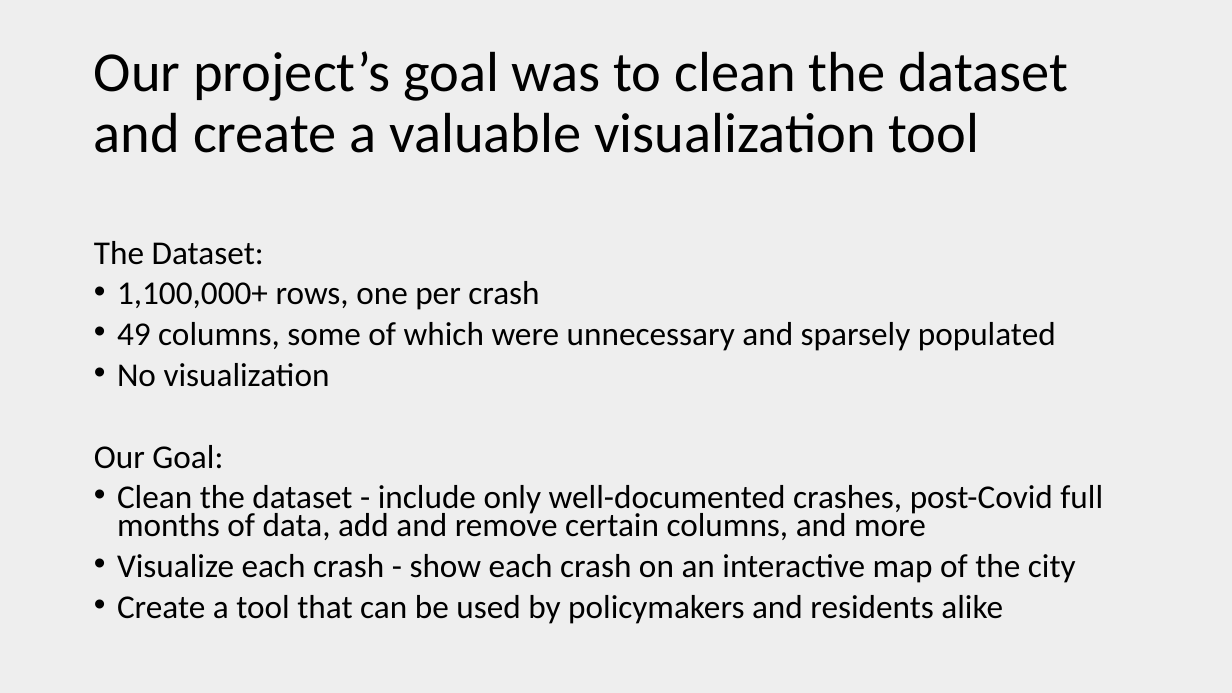
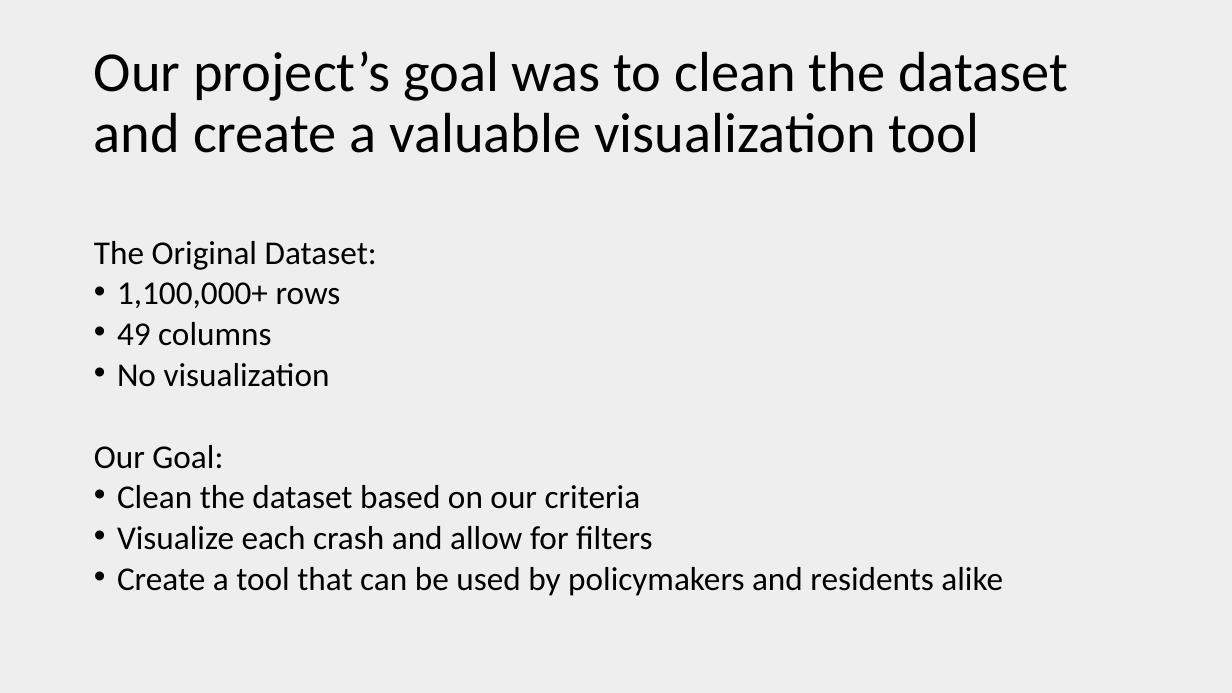
Before and after one commit to tomok59/DSC200_Project, a slide deck: slide 2 of Chicago_Traffic_Accidents.pptx. Drawn at 1232x693 pixels with LibreOffice and Linux fonts; fonts in the diff are those of the drawing. Boxes give left, top, right and bottom in pixels: in the first picture for what was removed or moved away, otherwise in the second. Text is boxed around its words. In the diff, an @@ line names an element or a change of style, - is before the commit and + after.

```diff
--- a/Chicago_Traffic_Accidents.pptx
+++ b/Chicago_Traffic_Accidents.pptx
@@ text at bbox=[94, 241, 377, 346]: text changed @@
-The Dataset:
-• 1,100,000+ rows, one per crash
-• 49 columns, some of which were unnecessary and sparsely populated
+The Original Dataset:
+• 1,100,000+ rows
+• 49 columns
@@ text at bbox=[117, 485, 653, 550]: text changed @@
-• Clean the dataset - include only well-documented crashes, post-Covid full months of data, add and remove certain columns, and more
-• Visualize each crash - show each crash on an interactive map of the city
+• Clean the dataset based on our criteria
+• Visualize each crash and allow for filters
```
